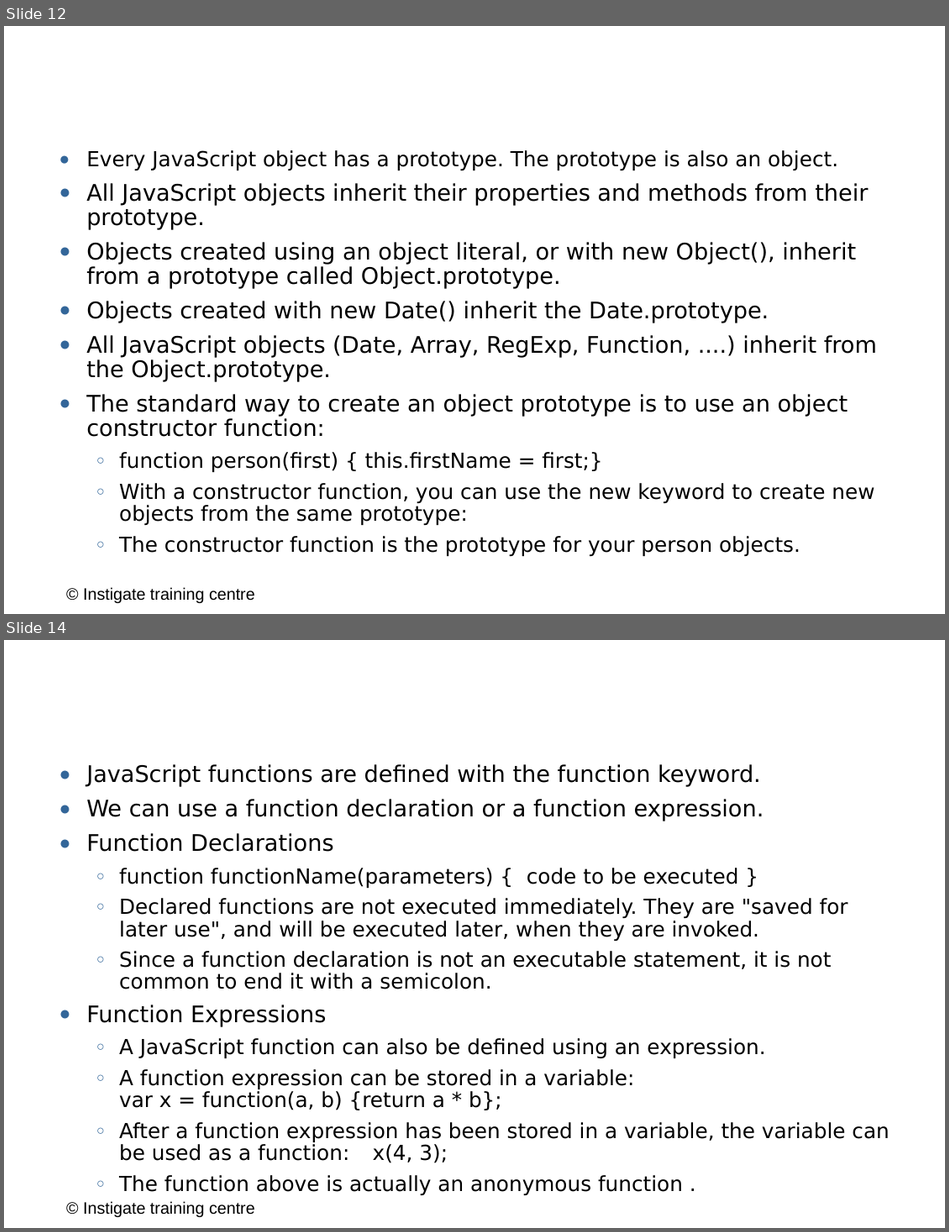
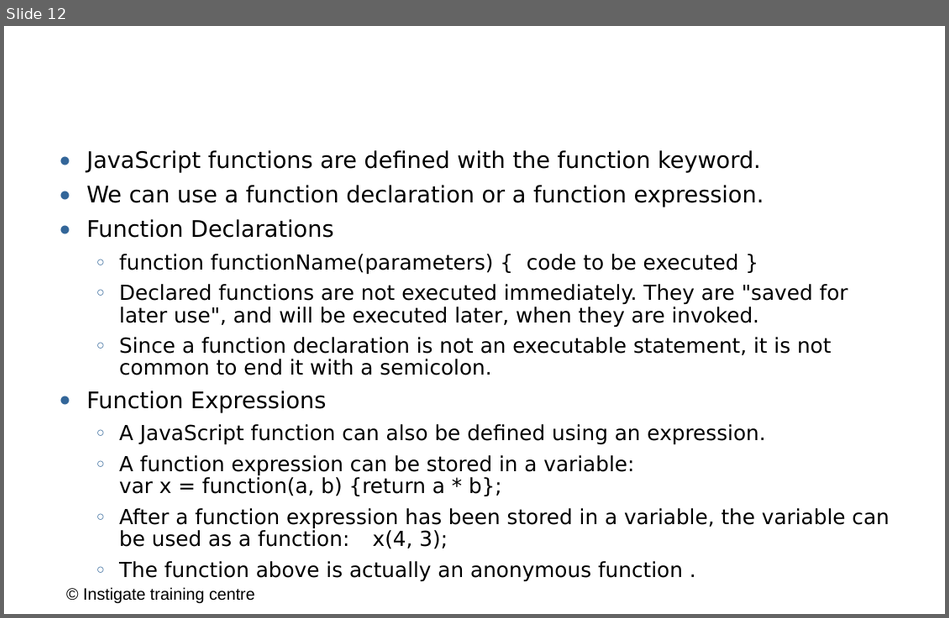
Before and after one commit to ITC-Vanadzor/ITC-7, a slide deck: Presentations/Javascript/4_objects_functions.odp. Shown one above the other, each under a label of ours: slides 12 and 14 before the commit, slide 12 after it; the slides between them are not shown. The pictures are 949x1232 and 949x618 pixels, drawn with LibreOffice and Linux fonts; fonts in the diff are those of the drawing; background and template pictures are left out. Boxes give left, top, right and bottom in pixels: in the first picture for what was removed or moved away, otherwise in the second. Text is boxed around its words. In the diff, an @@ line names an element or a change of style, - is before the commit and + after.

```diff
--- a/Presentations/Javascript/4_objects_functions.odp
+++ b/Presentations/Javascript/4_objects_functions.odp
@@ slide 12 removed at (x1=4, y1=26, x2=945, y2=614), background #FFFFFF; not listed: 1 template element that a slide beside it also shows @@
@@ text removed at (x1=73, y1=67, x2=900, y2=116) @@
-Object Prototypes
@@ text removed at (x1=86, y1=150, x2=877, y2=556) @@
-● Every JavaScript object has a prototype. The prototype is also an object.
-● All JavaScript objects inherit their properties and methods from their prototype.
-● Objects created using an object literal, or with new Object(), inherit from a prototype called Object.prototype.
-● Objects created with new Date() inherit the Date.prototype.
-● All JavaScript objects (Date, Array, RegExp, Function, ....) inherit from the Object.prototype.
-● The standard way to create an object prototype is to use an object constructor function:
-  ○ function person(first) { this.firstName = first;}
-  ○ With a constructor function, you can use the new keyword to create new objects from the same prototype:
-  ○ The constructor function is the prototype for your person objects.
@@ what was slide 14 is now slide 12 @@
```
Also in this commit, not shown: 1 slide changed, 1 other slide removed.
